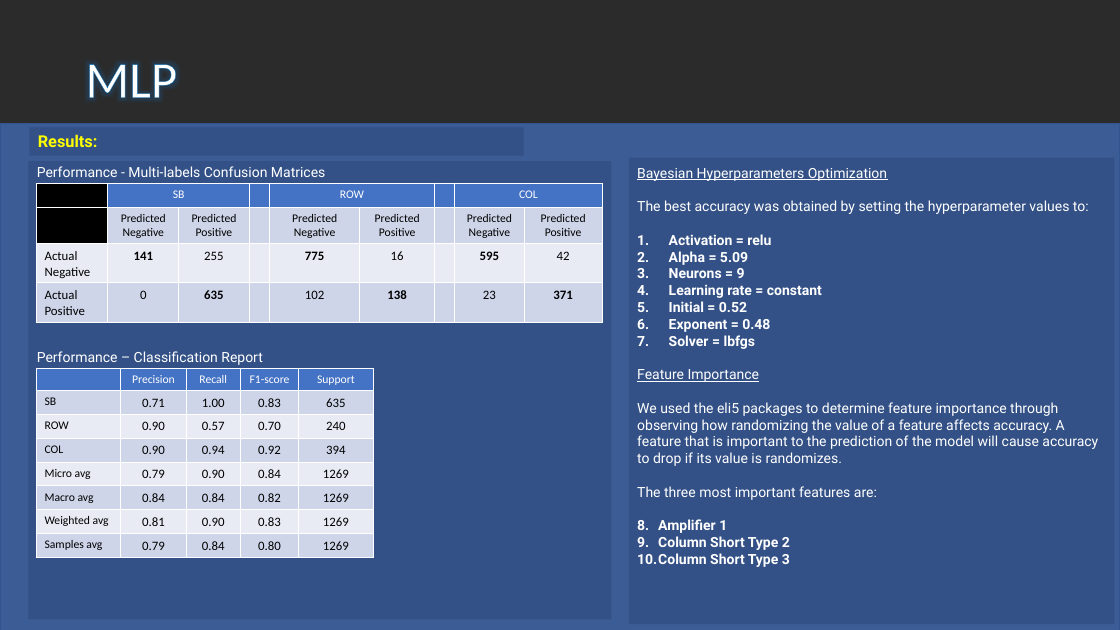
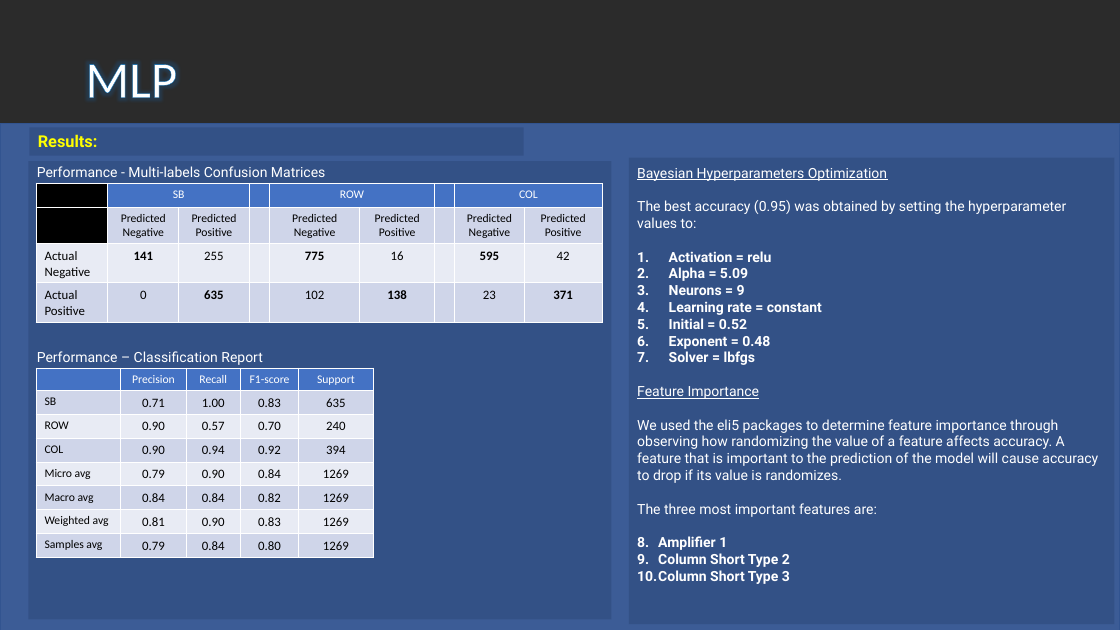
Before and after one commit to optimusium/PSUPR, a slide deck: slide 10 of Troubleshooting Chip Failures with Hybrid Classification System_with MLP slide added.pptx. Drawn at 1120x630 pixels with LibreOffice and Linux fonts; fonts in the diff are those of the drawing; background and template pictures are left out; a plain dark background stands for a picture behind light text. Boxes give left, top, right and bottom in pixels: in the first picture for what was removed or moved away, otherwise in the second. Text is boxed around its words. In the diff, an @@ line names an element or a change of style, - is before the commit and + after.

```diff
--- a/Troubleshooting Chip Failures with Hybrid Classification System_with MLP slide added.pptx
+++ b/Troubleshooting Chip Failures with Hybrid Classification System_with MLP slide added.pptx
@@ text in rectangle at box(637, 200, 1066, 228): text changed @@
-The best accuracy was obtained by setting the hyperparameter values to:
+The best accuracy (0.95) was obtained by setting the hyperparameter values to:
```
